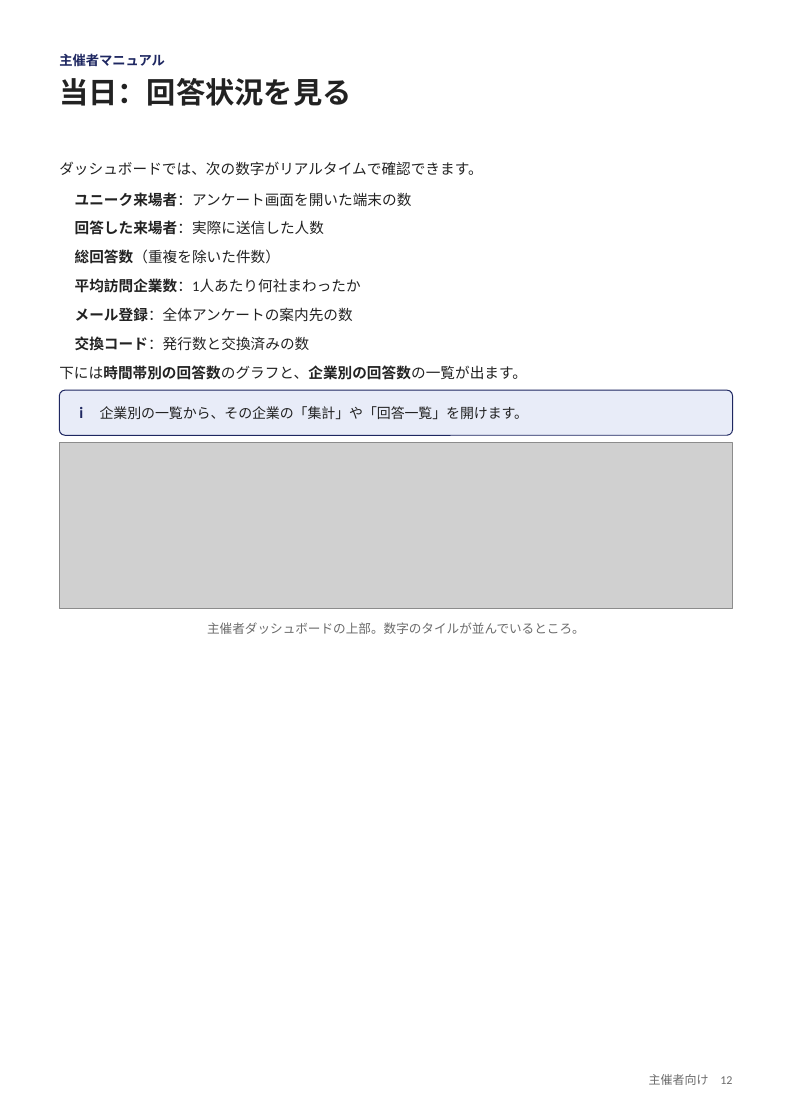
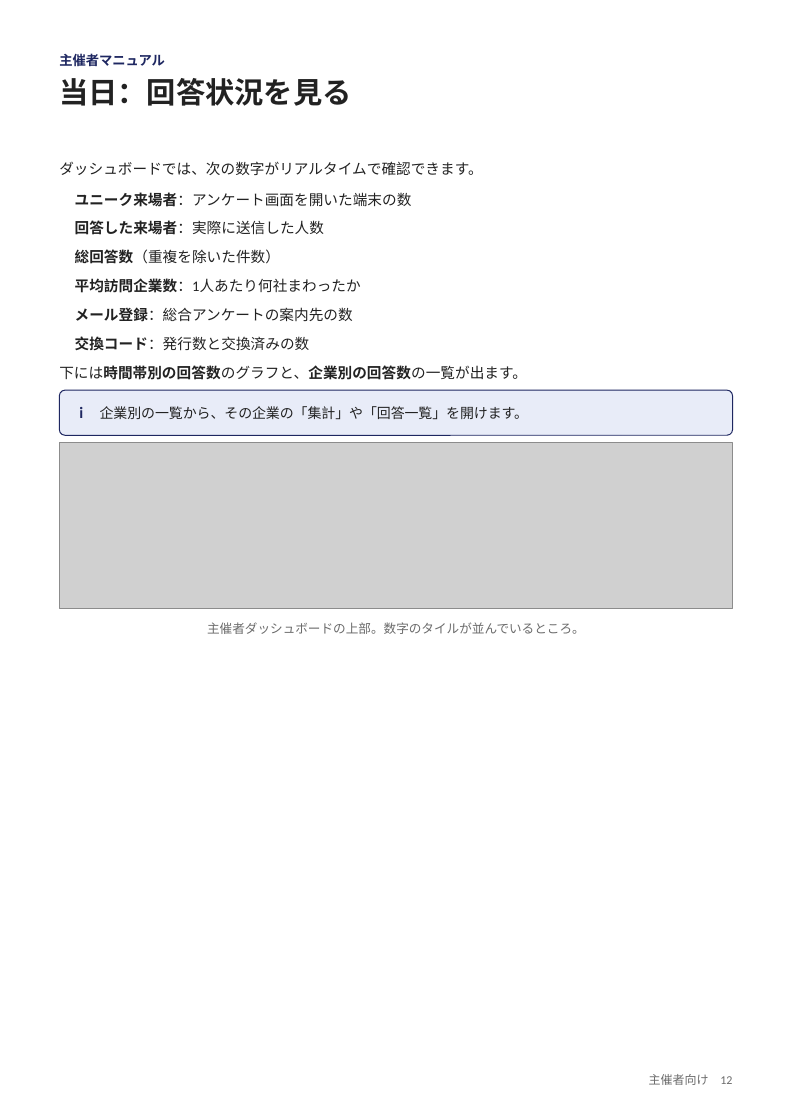
Before and after one commit to nisplus/enque, a slide deck: slide 12 of docs/manual-organizer.pptx. Drawn at 792x1120 pixels with LibreOffice and Linux fonts; fonts in the diff are those of the drawing; grey boxes stand for pictures. Boxes give left, top, right and bottom in pixels: in the first picture for what was removed or moved away, otherwise in the second. Text is boxed around its words. In the diff, an @@ line names an element or a change of style, - is before the commit and + after.

```diff
--- a/docs/manual-organizer.pptx
+++ b/docs/manual-organizer.pptx
@@ text at (x1=75, y1=307, x2=353, y2=322): text changed @@
-● メール登録：全体アンケートの案内先の数
+● メール登録：総合アンケートの案内先の数
```
Also in this commit, not shown: 7 other slides changed, 44 other files.
